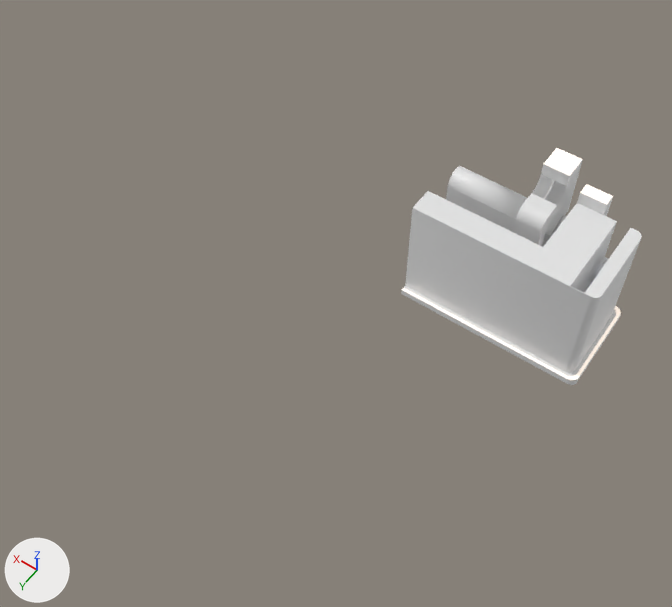
A saved change to the Blender file Blender/VRC Geo.blend.
Rendered twice from a 50 mm lens placed at (-11.2, 46.0, 51.5), pointed at (12.6, 12.6, -1.0). The lights are fixed; the arrows at lower left show +X, +Y and +Z.

Names of what the first picture shows: 'room 1', 'room 1 glow'.
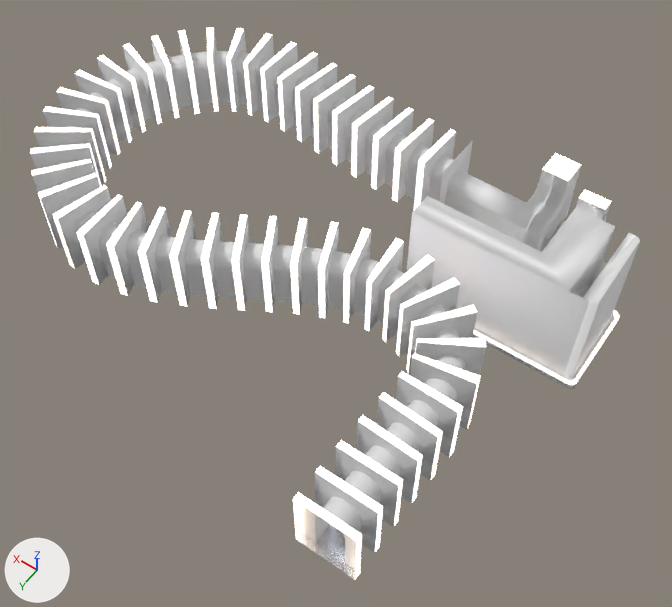
ob_curve_2 is not drawn itself; it is used by a modifier of ob_room_2, ob_glow_2, ob_collider_2.

Pixel boxes [x1, y1, x2, y2] of what changed, in the pictures (672 x 607 px; the box of a moved part takes in the faces that stretch with it):
'room 2', added
    after: [31, 30, 486, 579]
    faces in mat_wall: [31, 30, 486, 569]
    faces in mat_floor: [296, 524, 355, 579]
'room 1', reshaped
    before: [401, 160, 642, 385]
    after: [406, 164, 640, 389]
'glow 2', added
    after: [30, 27, 486, 579]
'room 1 glow', surface changed, moved
    before: [402, 148, 621, 380]
    after: [474, 153, 619, 385]
part 3 of me_plane, moved or reshaped
    before: [401, 160, 642, 385]
    after: [406, 164, 640, 389]

Diff of the bpy script that builds the scene:
```diff
--- a/Blender/VRC Geo.blend.py
+++ b/Blender/VRC Geo.blend.py
@@ mat_glow @@
 mat_glow = bpy.data.materials.new('glow')
-# nodes: Blackbody x2, BsdfPrincipled, Math, Mix, OutputMaterial, SeparateXYZ, UVMap
+# nodes: BsdfPrincipled, OutputMaterial, TexImage
+# uses the picture img_color_temperature_png
@@ me_plane @@
-me_plane.from_pydata(...)  # 246 vertices, 148 faces; spans x -4.0..10.5, y -2.5..7.0, z -4.0..7.0
+me_plane.from_pydata(...)  # 421 vertices, 244 faces; spans x -4.0..10.5, y -2.5..7.0, z -4.5..6.5
+# me_plane part 1: a new loose piece of 120 vertices spanning x -2.28, y 0.5..2.5, z 0.5..2.5, in mat_wall
+# me_plane part 2: a new loose piece of 120 vertices spanning x -2.32, y 0.5..2.5, z 0.5..2.5, in mat_wall
+# me_plane part 3: 218 vertices removed from x -4.0..10.5, y -2.5..7.0, z -4.0..7.0; 153 vertices added at x -4.0..10.5, y -2.5..7.0, z -4.5..6.5
+# me_plane part 4: the surface is now shaded flat
 me_plane.materials.append(mat_wall)
@@ cu_béziercurve @@
+cu_béziercurve = bpy.data.curves.new('BézierCurve', 'CURVE')
+cu_béziercurve.dimensions = '3D'
+_sp = cu_béziercurve.splines.new('BEZIER'); _sp.bezier_points.add(4)
+_sp.bezier_points.foreach_set('co', [10.5, 0.462, 0.5, 35.93, 3.585, 0.5, 32.1, 18.34, 0.5, 4.253, 13.05, 0.5, 1.783, 24.85, 0.5])
+_sp.bezier_points.foreach_set('handle_left', [4.631, 0.462, 0.5, 30.3, -4.682, 0.5, 37.13, 15.16, 0.5, 13.46, 6.905, 0.5, 1.783, 18.39, 0.5])
+_sp.bezier_points.foreach_set('handle_right', [25.23, 0.462, 0.5, 39.27, 8.507, 0.5, 22.75, 24.26, 0.5, 0.335, 15.66, 0.5, 1.783, 31.31, 0.5])
+for _p, _l, _r in zip(_sp.bezier_points, ['ALIGNED', 'AUTO', 'AUTO', 'AUTO', 'ALIGNED'], ['ALIGNED', 'AUTO', 'AUTO', 'AUTO', 'ALIGNED']): _p.handle_left_type = _l; _p.handle_right_type = _r
+_sp.bezier_points.foreach_set('radius', [53.04, 53.04, 53.04, 53.04, 53.04])
+_sp.order_u = 0
+_sp.order_v = 0
+_sp.resolution_u = 64
+cu_béziercurve.use_path = True
+cu_béziercurve.resolution_u = 64
+cu_béziercurve.fill_mode = 'FULL'
@@ ob_room_1_glow @@
 ob_room_1_glow = bpy.data.objects.new('room 1 glow', me_plane_008)
+ob_room_1_glow.parent = ob_room_1
+ob_room_1_glow.matrix_parent_inverse = Matrix(((1.0, 0.0, 0.0, 0.0), (0.0, 1.0, 0.0, 0.0), (0.0, 0.0, 1.0, -0.5), (0.0, 0.0, 0.0, 1.0)))
 ob_room_1_glow.location = (0.0, 0.0, 0.0)
@@ ob_glow_2 @@
+ob_glow_2 = bpy.data.objects.new('glow 2', me_plane_017)  # 32 vertices, 14 faces; spans x 0.0..0.1, y 1.49..3.96, z -0.04..0.04; modifiers ARRAY, CURVE, WELD, DECIMATE, WEIGHTED_NORMAL
+ob_glow_2.parent = ob_room_2
+ob_glow_2.location = (0.0, 0.0, 0.0)
@@ ob_curve_2 @@
+ob_curve_2 = bpy.data.objects.new('curve 2', cu_béziercurve)
+ob_curve_2.parent = ob_room_2
+ob_curve_2.location = (0.0, 0.0, 0.0)
@@ ob_room_2 @@
+ob_room_2 = bpy.data.objects.new('room 2', me_plane_001_1)  # 186 vertices, 132 faces; spans x 0.0..0.1, y 0.0..3.96, z -0.04..0.04; modifiers ARRAY, CURVE, WELD, DECIMATE, WEIGHTED_NORMAL
+ob_room_2.location = (0.0, 0.0, -0.5)
```
